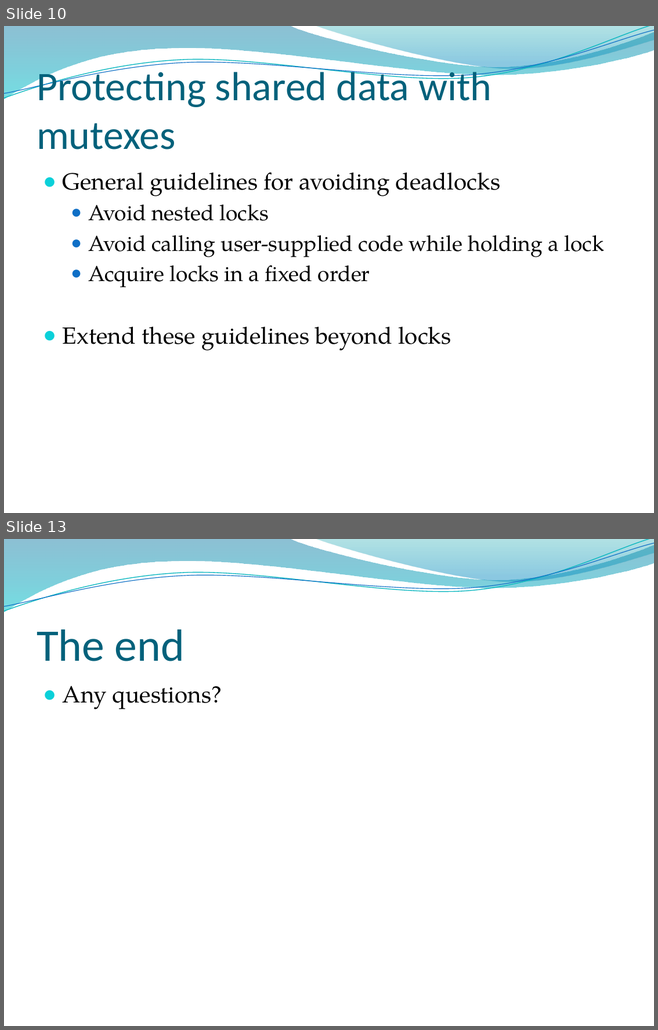
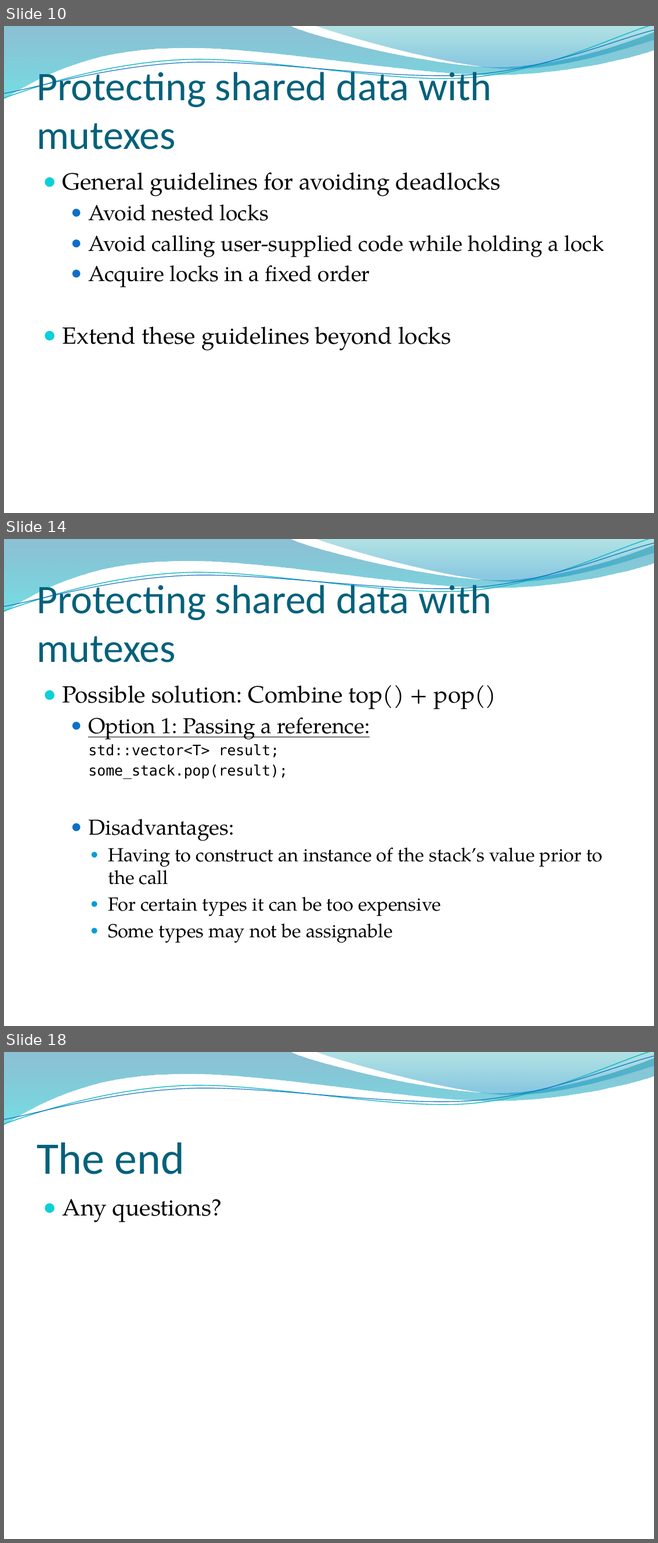
Before and after one commit to pabloribalta/Concurrency, a slide deck: s2/session-2.pptx. Shown one above the other, each under a label of ours: slides 10 and 13 before the commit, slides 10, 14 and 18 after it; the slides between them are not shown. The pictures are 658x1030 and 658x1543 pixels, drawn with LibreOffice and Linux fonts; fonts in the diff are those of the drawing; background and template pictures are left out. Boxes give left, top, right and bottom in pixels: in the first picture for what was removed or moved away, otherwise in the second. Text is boxed around its words. In the diff, an @@ line names an element or a change of style, - is before the commit and + after.

Commit message:
Updated slides for session 2 to include more detail exercise about std::stack

```diff
--- a/s2/session-2.pptx
+++ b/s2/session-2.pptx
@@ slide 14 added at (4, 539, 654, 1026), background picture (left out); not listed: 4 template elements that a slide beside it also shows @@
@@ title added at (36, 579, 491, 663), 45 pt, text #04617B @@
+Protecting shared data with mutexes
@@ text added at (63, 685, 603, 943), 21 pt, text #000000 @@
+● Possible solution: Combine top() + pop()
+  ● Option 1: Passing a reference:
+    std::vector<T> result;
+    some_stack.pop(result);
+  ● Disadvantages:
+    ● Having to construct an instance of the stack’s value prior to the call
+    ● For certain types it can be too expensive
+    ● Some types may not be assignable
@@ what was slide 13 is now slide 18 @@
```
Also in this commit, not shown: 2 slides changed, 4 other slides added, 1 other file.
